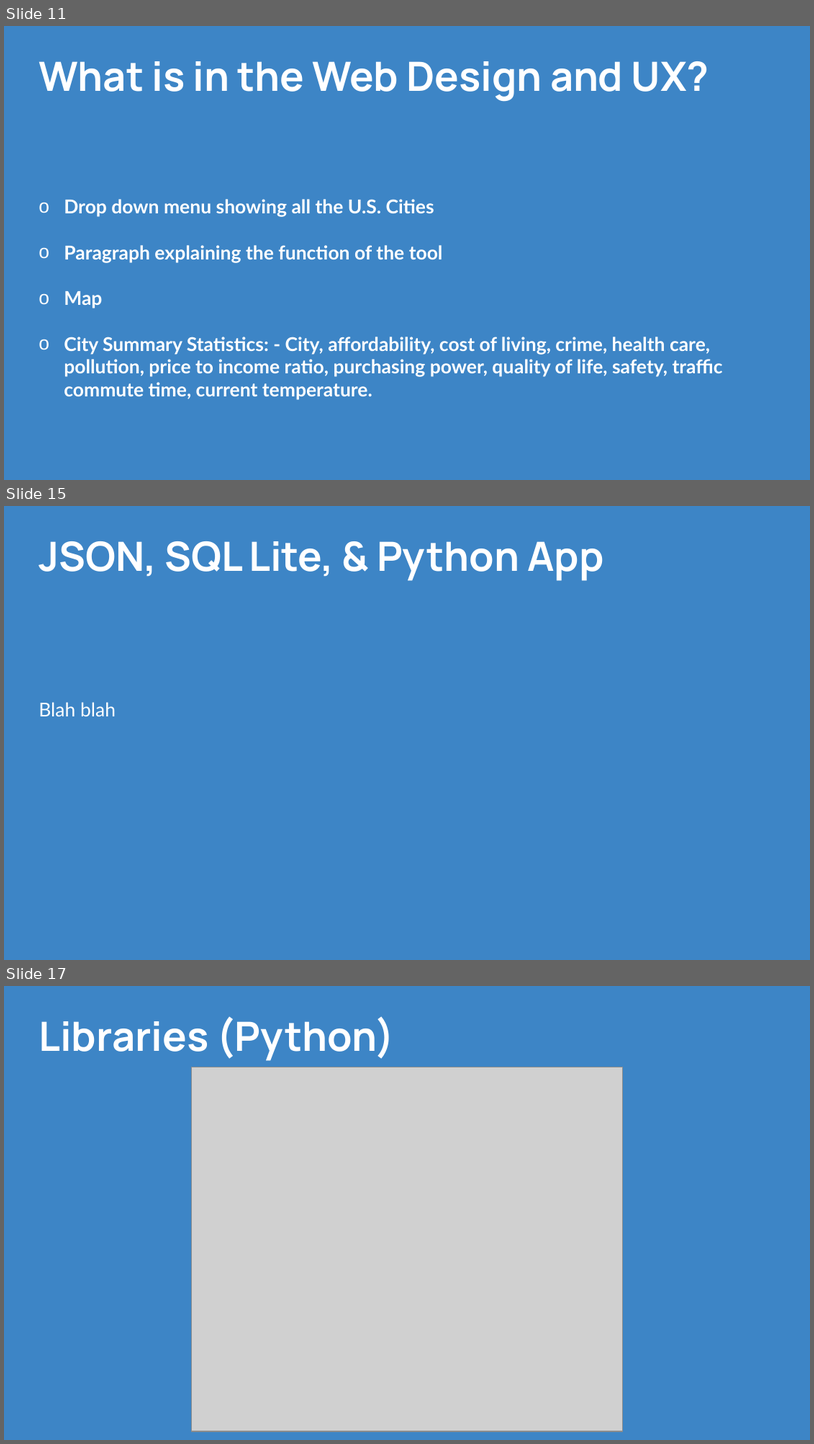
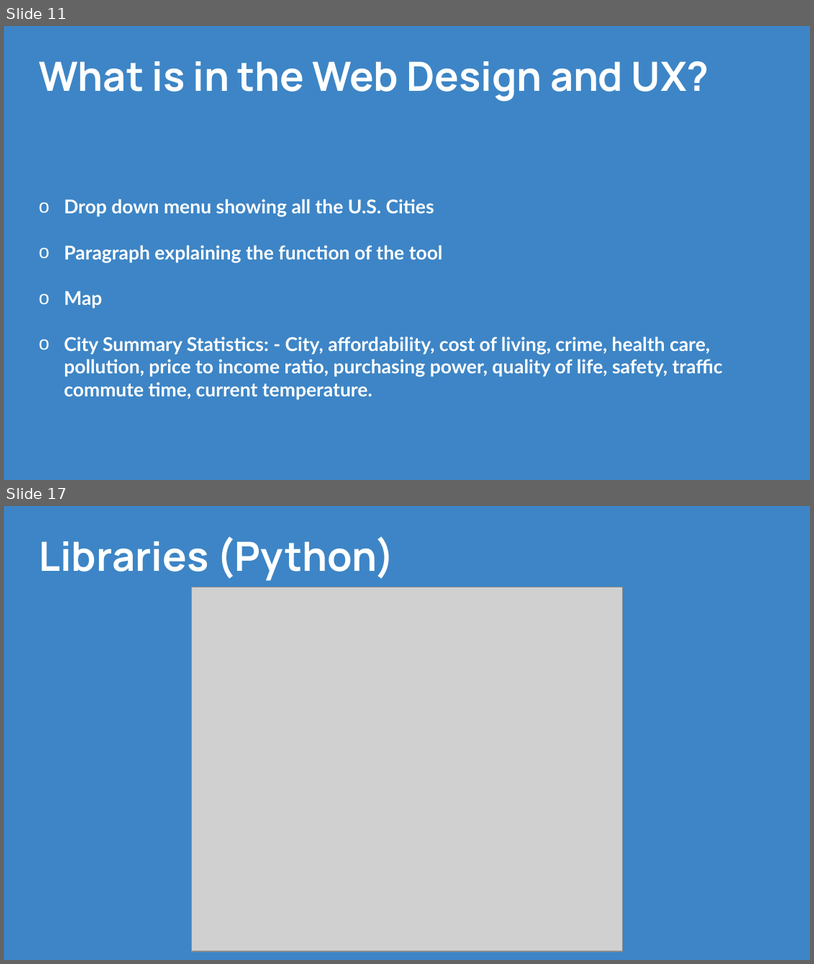
Before and after one commit to CPrince20/Homies, a slide deck: Homies City Collection.pptx. Shown one above the other, each under a label of ours: slides 11, 15 and 17 before the commit, slides 11 and 17 after it; the slides between them are not shown. The pictures are 814x1444 and 814x964 pixels, drawn with LibreOffice and Linux fonts; fonts in the diff are those of the drawing; grey boxes stand for pictures. Boxes give left, top, right and bottom in pixels: in the first picture for what was removed or moved away, otherwise in the second. Text is boxed around its words. In the diff, an @@ line names an element or a change of style, - is before the commit and + after.

```diff
--- a/Homies City Collection.pptx
+++ b/Homies City Collection.pptx
@@ slide 15 removed at [4, 506, 810, 960], background #3D85C6 @@
@@ title removed at [39, 541, 604, 581] @@
-JSON, SQL Lite, & Python App
@@ text removed at [39, 702, 116, 716] @@
-Blah blah
```
Also in this commit, not shown: 1 slide changed, 4 slides added, 3 other slides removed, 3 other files.
